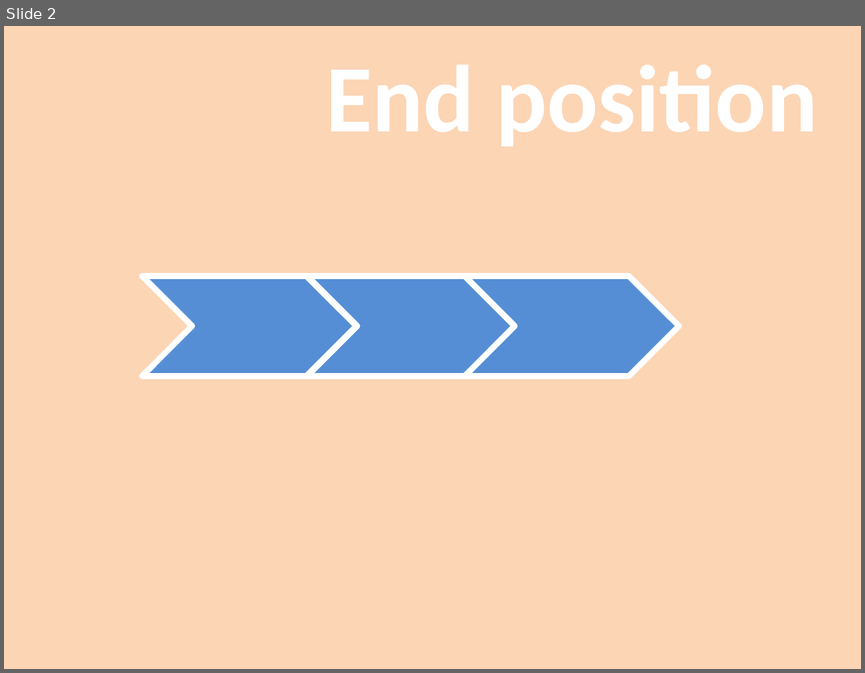
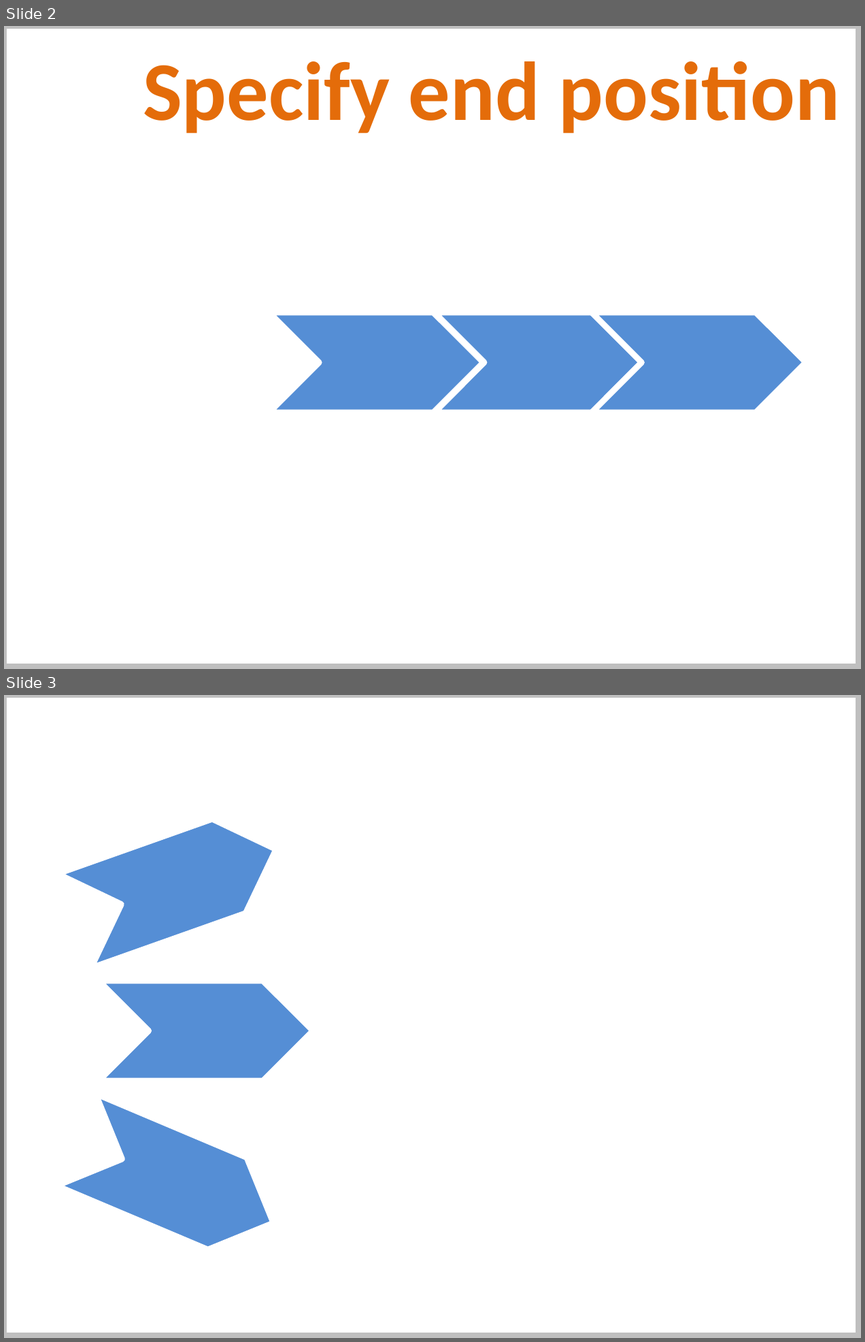
Before and after one commit to PowerPointLabs/PowerPointLabs, a slide deck: doc/Auto-animate gif.pptx. Shown one above the other, each under a label of ours: slide 2 before the commit, slides 2 and 3 after it. The pictures are 865x673 and 865x1342 pixels, drawn with LibreOffice and Linux fonts; fonts in the diff are those of the drawing. Boxes give left, top, right and bottom in pixels: in the first picture for what was removed or moved away, otherwise in the second. Text is boxed around its words. In the diff, an @@ line names an element or a change of style, - is before the commit and + after.

```diff
--- a/doc/Auto-animate gif.pptx
+++ b/doc/Auto-animate gif.pptx
@@ slide 3 added at bbox=[4, 695, 861, 1338], background #FFFFFF; not listed: 1 template element that a slide beside it also shows @@
@@ chevron added at bbox=[58, 801, 293, 968], fill #558ED5, outline #FFFFFF 2 pt @@
@@ chevron added at bbox=[99, 980, 313, 1081], fill #558ED5, outline #FFFFFF 2 pt @@
@@ chevron added at bbox=[57, 1094, 294, 1270], fill #558ED5, outline #FFFFFF 2 pt @@
@@ slide 2 changed as well @@
@@ background #FCD5B5 to #FFFFFF @@
@@ rectangle added at bbox=[4, 26, 859, 667], outline #BFBFBF 2 pt @@
@@ text added at bbox=[143, 61, 840, 133], 28 pt, text #E46C0A, bold @@
+Specify end position
@@ 3 chevrons: place and size @@
-3 chevrons at bbox=[143, 277, 679, 378]
+3 chevrons at bbox=[270, 313, 805, 414]
```
Also in this commit, not shown: 5 other slides changed, 1 slide removed, 1 other file.
